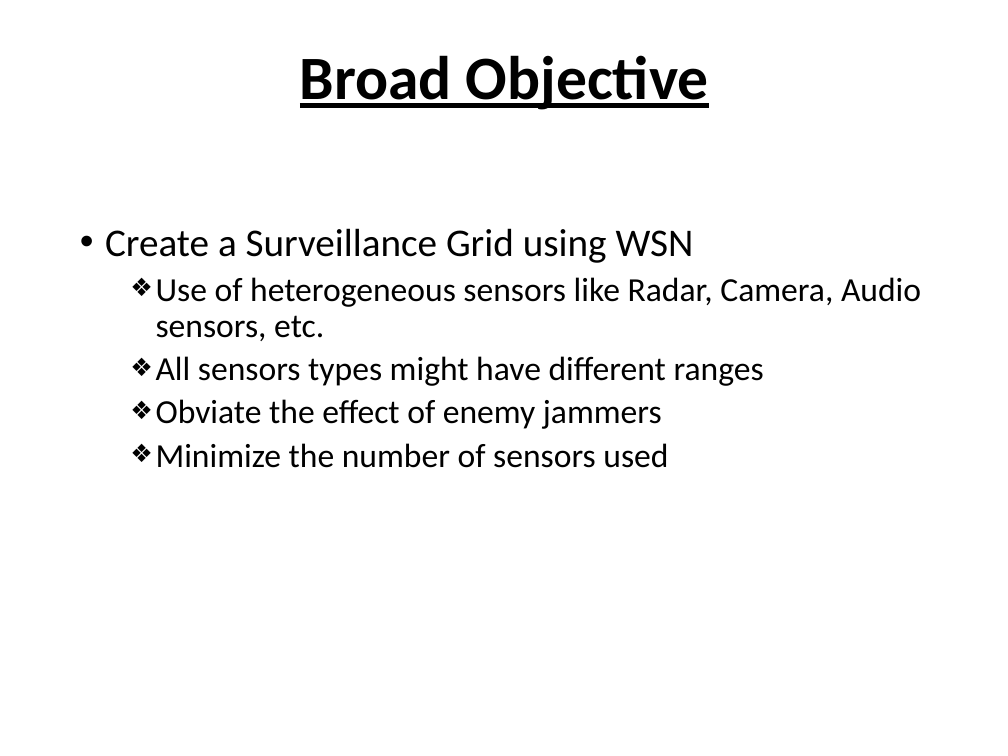
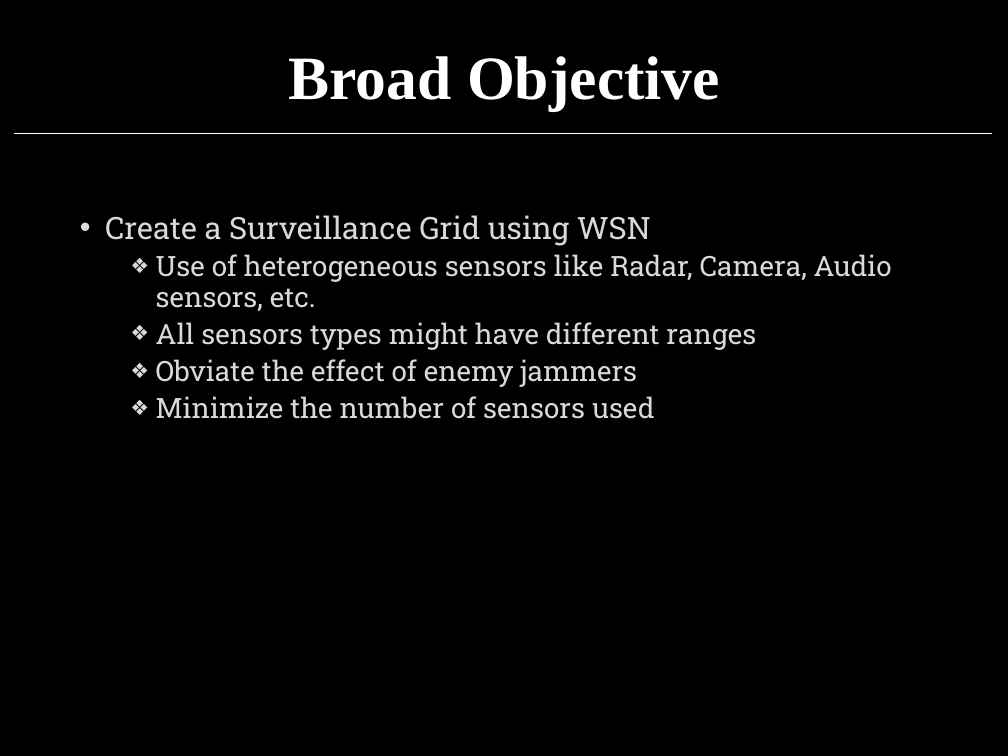
Before and after one commit to j4yd33p/MTP, a slide deck: slide 6 of MTP/Thesis/JBR_PPT.pptx (slide 5 before the commit). Drawn at 1008x756 pixels with LibreOffice and Linux fonts; fonts in the diff are those of the drawing. Boxes give left, top, right and bottom in pixels: in the first picture for what was removed or moved away, otherwise in the second. Text is boxed around its words. In the diff, an @@ line names an element or a change of style, - is before the commit and + after.

```diff
--- a/MTP/Thesis/JBR_PPT.pptx
+++ b/MTP/Thesis/JBR_PPT.pptx
@@ background #FFFFFF to #000000 @@
@@ title "Broad Objective" at (289, 56, 720, 111): font Calibri to Times New Roman, text colour #000000 to #FFFFFF, underline off @@
@@ line added from (14, 133) to (992, 133), #FFFFFF 0.5 pt @@
@@ text "Create a Surveillance Grid using ..." at (105, 215, 892, 419): size 28 to 22 pt in "Create a Surveillance Grid using WSN"; font Calibri to Roboto Slab, text colour #000000 to #D9D9D9; size 24 to 20 pt in "Use of heterogeneous sensors like Radar, Camera, ...", "All sensors types might have different ranges", "Obviate the effect of enemy jammers", "Minimize the number of sensors used" @@
```
Also in this commit, not shown: 4 other slides changed, 14 slides added, 8 other files.
